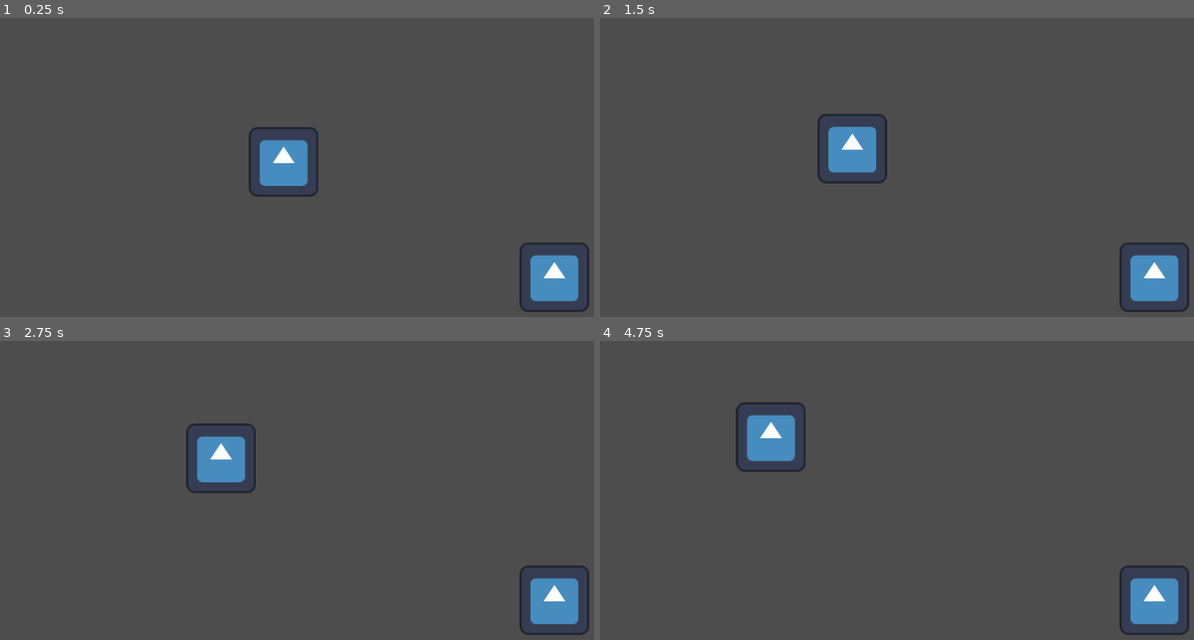
Above: before the commit, frames 1-4 (two rows, left to right).
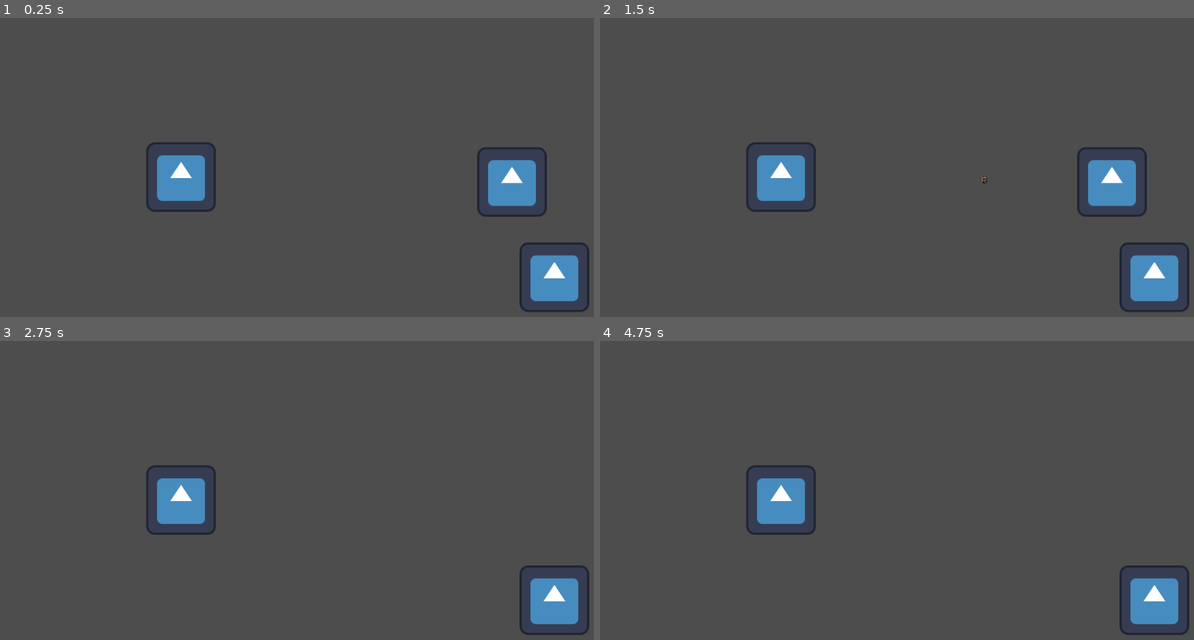
Above: after the commit, the same moments.

Repository: ConnorTamme/Bubble-Power
Game: Godot game, scene res://testing.tscn
Same seed, same stepped clock (60 frames per second), same inputs: the game is played once before the commit and once after it. This scene is started directly instead of the project's main scene. The engine's default icon, where the game draws it, is replaced by a stand-in: a white triangle on a blue panel in a dark square.
Inputs (mouse positions are in pixels of both pictures, inside the frame that each line leads up to):
- Up to frame 1 (0.25 s): no input
- Up to frame 2 (1.5 s): move the mouse to (1033, 146) at 0.52 s; press the mouse at (1033, 146) at 0.53 s; move the mouse to (772, 182) at 1.27 s; release the mouse at (772, 182) at 1.28 s; click (772, 182) at 1.35 s
- Up to frame 3 (2.75 s): move the mouse to (362, 409) at 2.02 s; press the mouse at (362, 409) at 2.03 s
- Up to frame 4 (4.75 s): move the mouse to (867, 559) at 2.77 s; release the mouse at (867, 559) at 2.78 s; click (867, 559) at 2.85 s; move the mouse to (1087, 541) at 3.52 s; press the mouse at (1087, 541) at 3.53 s; move the mouse to (706, 436) at 4.27 s; release the mouse at (706, 436) at 4.28 s; click (706, 436) at 4.35 s

The runs differ from the first frame. In frame 1, 4.8% of the frame differs, in the area x 24-93%, y 36-67%; in frame 2, 4.8%; in frame 3, 3.1%; in frame 4, 3.2%.
Error after the commit: Invalid access to property or key 'position' on a base object of type 'previously freed'. (res://enemy.gd:43)

Commit message:
Added basic projectile logic and some functionality

Diff:
--- a/enemy.gd
+++ b/enemy.gd
@@ -4,7 +4,10 @@
 @export var health = 2
 @export var towardsPlayer = true
 var invincible = false
+var canAttack = true
 var player
+
+static var projectileScene  = preload("res://projectile.tscn")
 
 # Called when the node enters the scene tree for the first time.
 func _ready() -> void:
@@ -13,8 +16,8 @@
 
 # Called every frame. 'delta' is the elapsed time since the previous frame.
 func _process(delta: float) -> void:
-	move(delta)
-	if Input.is_action_pressed("test"):
+	#move(delta)
+	if Input.is_action_pressed("p1_shoot"):
 		debug_damage()
 
 func takeDamage(damage: float) -> void:
@@ -30,7 +33,18 @@
 	queue_free()
 
 func debug_damage() -> void:
-	takeDamage(1)
+	fireGun()
+
+func fireGun() -> void:
+	if !canAttack:
+		return
+	canAttack = false
+	$attackDelay.start()
+	var direction = Vector2(player.position.x - position.x, player.position.y - position.y)
+	var projectile = projectileScene.instantiate().set_parameters(direction/direction.length(), 400, 1)
+	projectile.set_name("bullet")
+	projectile.global_transform = global_transform
+	get_parent().add_child(projectile)
 
 func move(delta: float) -> void:
 	var direction = Vector2(player.position.x - position.x, player.position.y - position.y)
@@ -43,3 +57,12 @@
 
 func _on_invincible_delay_timeout() -> void:
 	invincible = false
+
+
+func _on_body_entered(body: Node2D) -> void:
+	takeDamage(body.damage)
+	body.queue_free()
+
+
+func _on_attack_delay_timeout() -> void:
+	canAttack = true
--- a/enemy.tscn
+++ b/enemy.tscn
@@ -1,7 +1,11 @@
-[gd_scene load_steps=3 format=3 uid="uid://bvetq7ixe7r7f"]
+[gd_scene load_steps=4 format=3 uid="uid://bvetq7ixe7r7f"]
 
 [ext_resource type="Script" path="res://enemy.gd" id="1_e5mpq"]
 [ext_resource type="Texture2D" uid="uid://buiatnvn1ea3x" path="res://icon.svg" id="2_ysn0g"]
+
+[sub_resource type="CapsuleShape2D" id="CapsuleShape2D_k4rwi"]
+radius = 59.0
+height = 118.0
 
 [node name="Enemy" type="Area2D"]
 collision_mask = 2
@@ -12,10 +16,13 @@
 texture = ExtResource("2_ysn0g")
 
 [node name="CollisionShape2D" type="CollisionShape2D" parent="."]
+shape = SubResource("CapsuleShape2D_k4rwi")
 
 [node name="invincibleDelay" type="Timer" parent="."]
 
-[node name="hitDelay" type="Timer" parent="."]
+[node name="attackDelay" type="Timer" parent="."]
 
 [connection signal="area_entered" from="." to="." method="_on_area_entered"]
+[connection signal="body_entered" from="." to="." method="_on_body_entered"]
 [connection signal="timeout" from="invincibleDelay" to="." method="_on_invincible_delay_timeout"]
+[connection signal="timeout" from="attackDelay" to="." method="_on_attack_delay_timeout"]
--- a/projectile.gd
+++ b/projectile.gd
@@ -1,10 +1,34 @@
 extends RigidBody2D
 
+class_name Projectile
 
+var direction = Vector2.ZERO
+var speed = 5
+var damage = 1
+
+#Pretty sure we will need to set the mask in here too so it only targets players or enemies depending on who shot it
+
+static func create_projectile(direction: Vector2, speed: float, damage: float) -> Projectile:
+	var proj_scene: PackedScene = load("res://projectile.tscn")
+	var proj: Projectile = proj_scene.instantiate()
+	proj.direction = direction
+	proj.speed = speed
+	proj.damage = damage
+	return proj
+
+func set_parameters(direction: Vector2, speed: float, damage: float) -> Projectile:
+	self.direction = direction
+	self.speed = speed
+	self.damage = damage
+	return self
 # Called when the node enters the scene tree for the first time.
+
 func _ready() -> void:
 	pass
 
 # Called every frame. 'delta' is the elapsed time since the previous frame.
 func _process(delta: float) -> void:
-	pass
+	#Just to document. These MUST be global_position or else the projectile just sits there for a bit
+	#It has the right values and everything it just simply doesn't move for seemingly no reason
+	global_position.x += direction.x * delta * speed
+	global_position.y += direction.y * delta * speed
--- a/projectile.tscn
+++ b/projectile.tscn
@@ -1,19 +1,28 @@
-[gd_scene load_steps=3 format=3 uid="uid://cwvedr0w82n7i"]
+[gd_scene load_steps=4 format=3 uid="uid://hgiee4nfkv0w"]
 
 [ext_resource type="Script" path="res://projectile.gd" id="1_ntjti"]
+[ext_resource type="Texture2D" uid="uid://cad2aejo0t8ex" path="res://flower.png" id="2_kgbqf"]
 
 [sub_resource type="CapsuleShape2D" id="CapsuleShape2D_dxvp3"]
 radius = 5.0
 height = 16.0
 
 [node name="RigidBody2D" type="RigidBody2D"]
+collision_layer = 255
+collision_mask = 255
 mass = 0.001
 gravity_scale = 0.0
 continuous_cd = 1
+contact_monitor = true
+max_contacts_reported = 2
 script = ExtResource("1_ntjti")
+metadata/_edit_group_ = true
 
 [node name="CollisionShape2D" type="CollisionShape2D" parent="."]
 shape = SubResource("CapsuleShape2D_dxvp3")
 
 [node name="Sprite2D" type="Sprite2D" parent="."]
 texture_filter = 1
+texture = ExtResource("2_kgbqf")
+
+[connection signal="body_entered" from="." to="." method="_on_body_entered"]
--- a/testing.tscn
+++ b/testing.tscn
@@ -5,12 +5,21 @@
 
 [node name="Testing" type="Node2D"]
 
-[node name="Player" type="Node2D" parent="."]
+[node name="Playera" type="Node2D" parent="."]
 position = Vector2(1049, 530)
 
-[node name="Sprite2D" type="Sprite2D" parent="Player"]
+[node name="Sprite2D" type="Sprite2D" parent="Playera"]
 texture = ExtResource("1_6pilx")
 
 [node name="Enemy" parent="." instance=ExtResource("2_a55p0")]
-position = Vector2(563, 323)
+position = Vector2(363, 346)
+collision_layer = 0
+collision_mask = 0
+moveSpeed = 0
+
+[node name="Player" parent="." instance=ExtResource("2_a55p0")]
+position = Vector2(971, 355)
+collision_layer = 255
+collision_mask = 255
+moveSpeed = 0
 towardsPlayer = false
